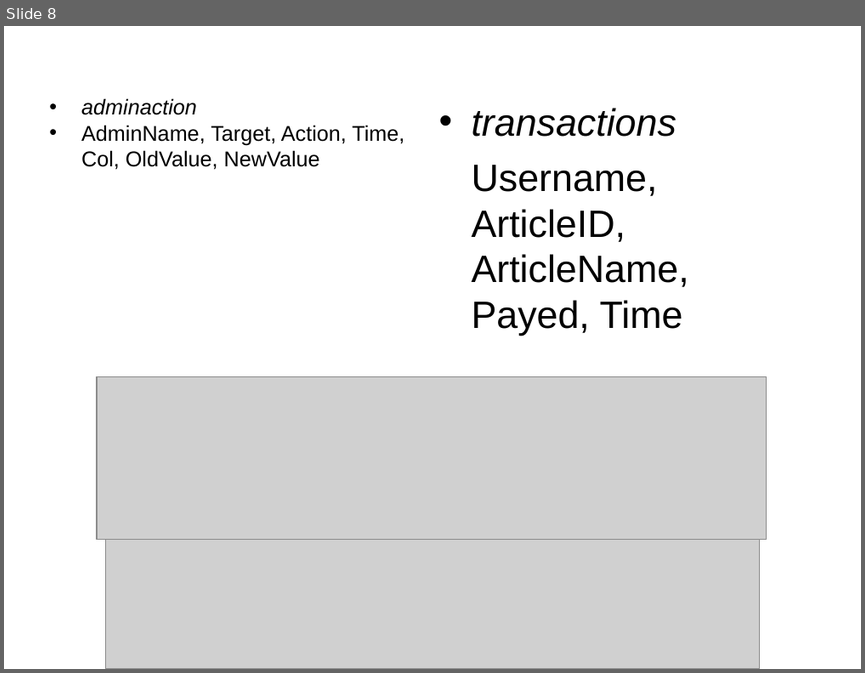
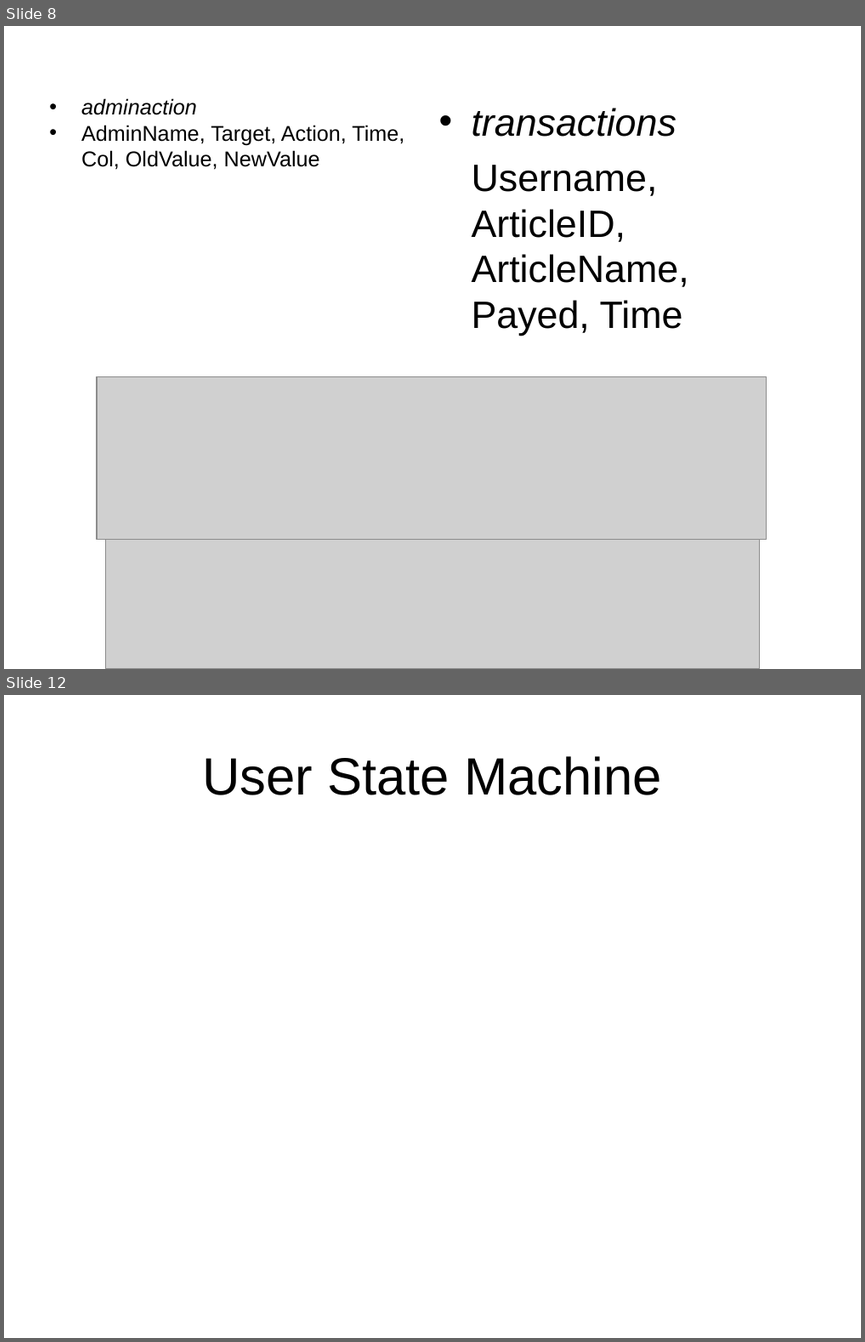
Before and after one commit to Killjen/matomat, a slide deck: präsi.odp. Shown one above the other, each under a label of ours: slide 8 before the commit, slides 8 and 12 after it; the slides between them are not shown. The pictures are 865x673 and 865x1342 pixels, drawn with LibreOffice and Linux fonts; fonts in the diff are those of the drawing; grey boxes stand for pictures; background and template pictures are left out. Boxes give left, top, right and bottom in pixels: in the first picture for what was removed or moved away, otherwise in the second. Text is boxed around its words. In the diff, an @@ line names an element or a change of style, - is before the commit and + after.

```diff
--- a/präsi.odp
+++ b/präsi.odp
@@ slide 12 added at (x1=4, y1=695, x2=861, y2=1338), background picture (left out) @@
@@ title added at (x1=202, y1=756, x2=662, y2=795), 44 pt, text #000000 @@
+User State Machine
```
Also in this commit, not shown: 3 other slides added.
